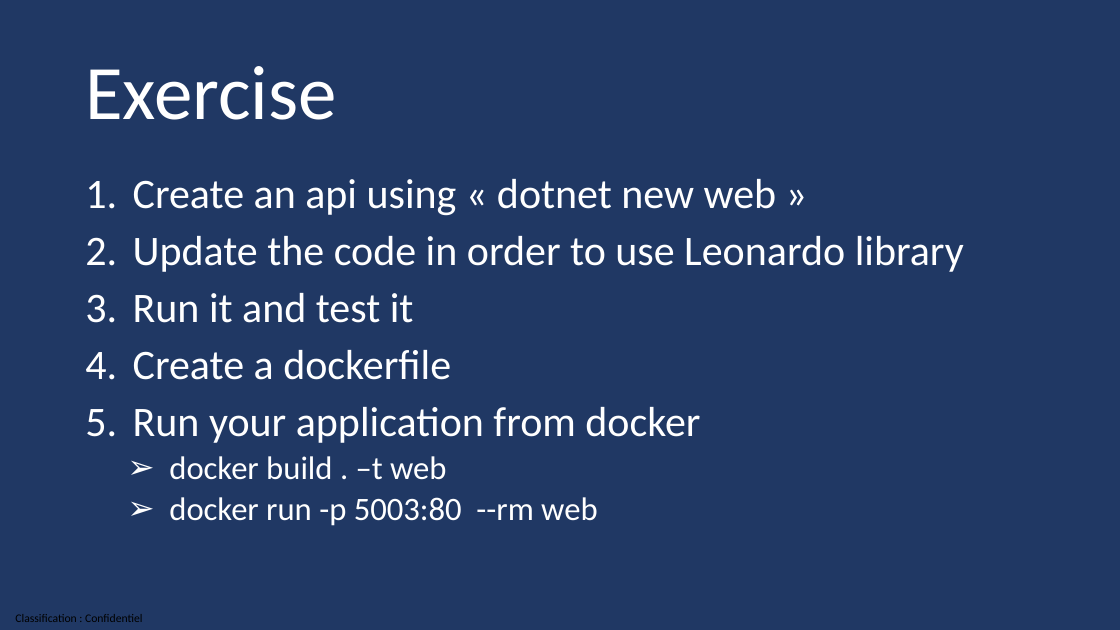
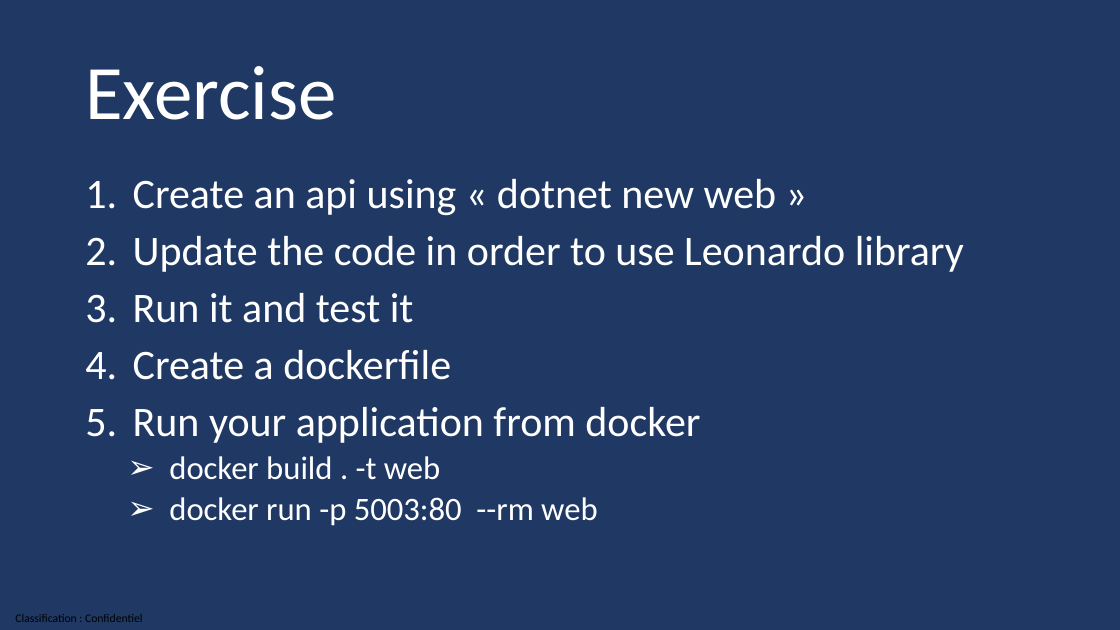
Before and after one commit to guillaume-chervet/course.dotnet, a slide deck: slide 110 of documentations/dotnet6.pptx. Drawn at 1120x630 pixels with LibreOffice and Linux fonts; fonts in the diff are those of the drawing. Boxes give left, top, right and bottom in pixels: in the first picture for what was removed or moved away, otherwise in the second. Text is boxed around its words. In the diff, an @@ line names an element or a change of style, - is before the commit and + after.

```diff
--- a/documentations/dotnet6.pptx
+++ b/documentations/dotnet6.pptx
@@ text at (169, 456, 440, 480): text changed @@
-  ➢ docker build . –t web
+  ➢ docker build . -t web
```
Also in this commit, not shown: 4 other slides changed.
